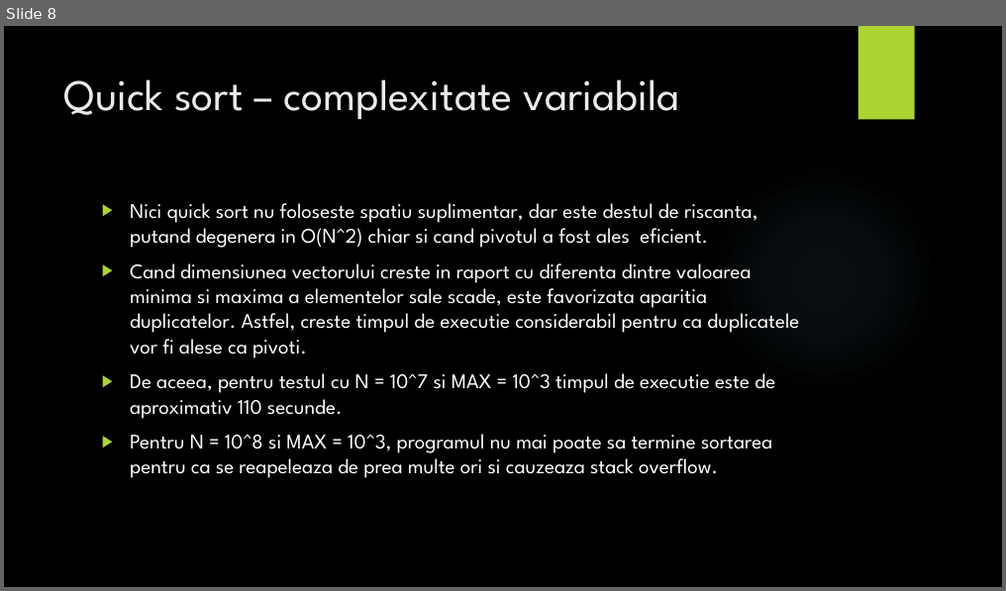
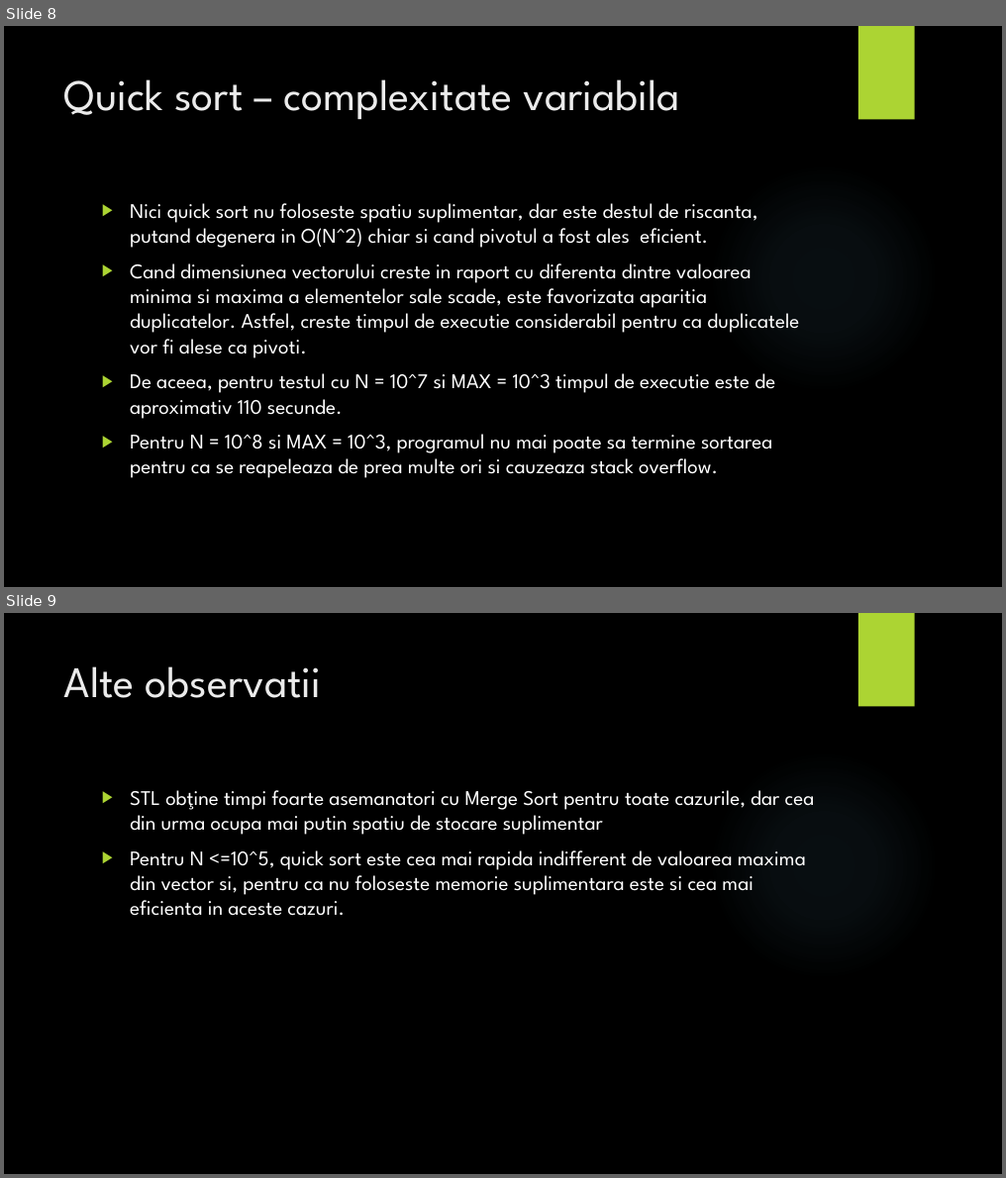
Before and after one commit to adelp13/Sorting-Algorithms, a slide deck: proiect1SD/Prezentare.pptx. Shown one above the other, each under a label of ours: slide 8 before the commit, slides 8 and 9 after it. The pictures are 1006x591 and 1006x1178 pixels, drawn with LibreOffice and Linux fonts; fonts in the diff are those of the drawing; background and template pictures are left out. Boxes give left, top, right and bottom in pixels: in the first picture for what was removed or moved away, otherwise in the second. Text is boxed around its words. In the diff, an @@ line names an element or a change of style, - is before the commit and + after.

```diff
--- a/proiect1SD/Prezentare.pptx
+++ b/proiect1SD/Prezentare.pptx
@@ slide 9 added at <box>4,613,1002,1174</box>, background picture (left out); not listed: 2 template elements that a slide beside it also shows @@
@@ title added at <box>64,666,322,698</box>, 42 pt, text #EBEBEB @@
+Alte observatii
@@ text added at <box>130,790,815,916</box>, 20 pt, text #FFFFFF @@
+▶ STL obţine timpi foarte asemanatori cu Merge Sort pentru toate cazurile, dar cea din urma ocupa mai putin spatiu de stocare suplimentar
+▶ Pentru N <=10^5, quick sort este cea mai rapida indifferent de valoarea maxima din vector si, pentru ca nu foloseste memorie suplimentara este si cea mai eficienta in aceste cazuri.
```
Also in this commit, not shown: 4 slides changed, 9 other files.
